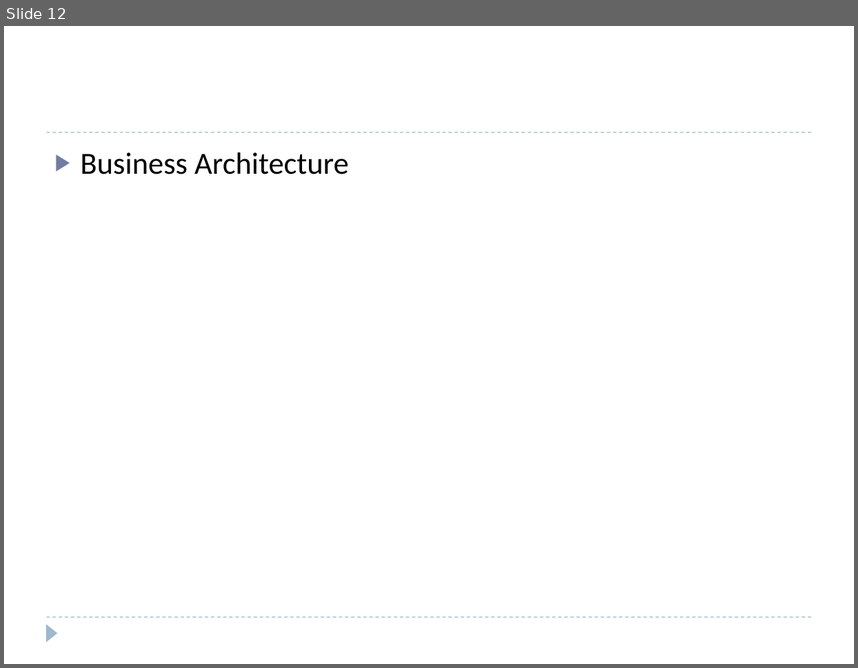
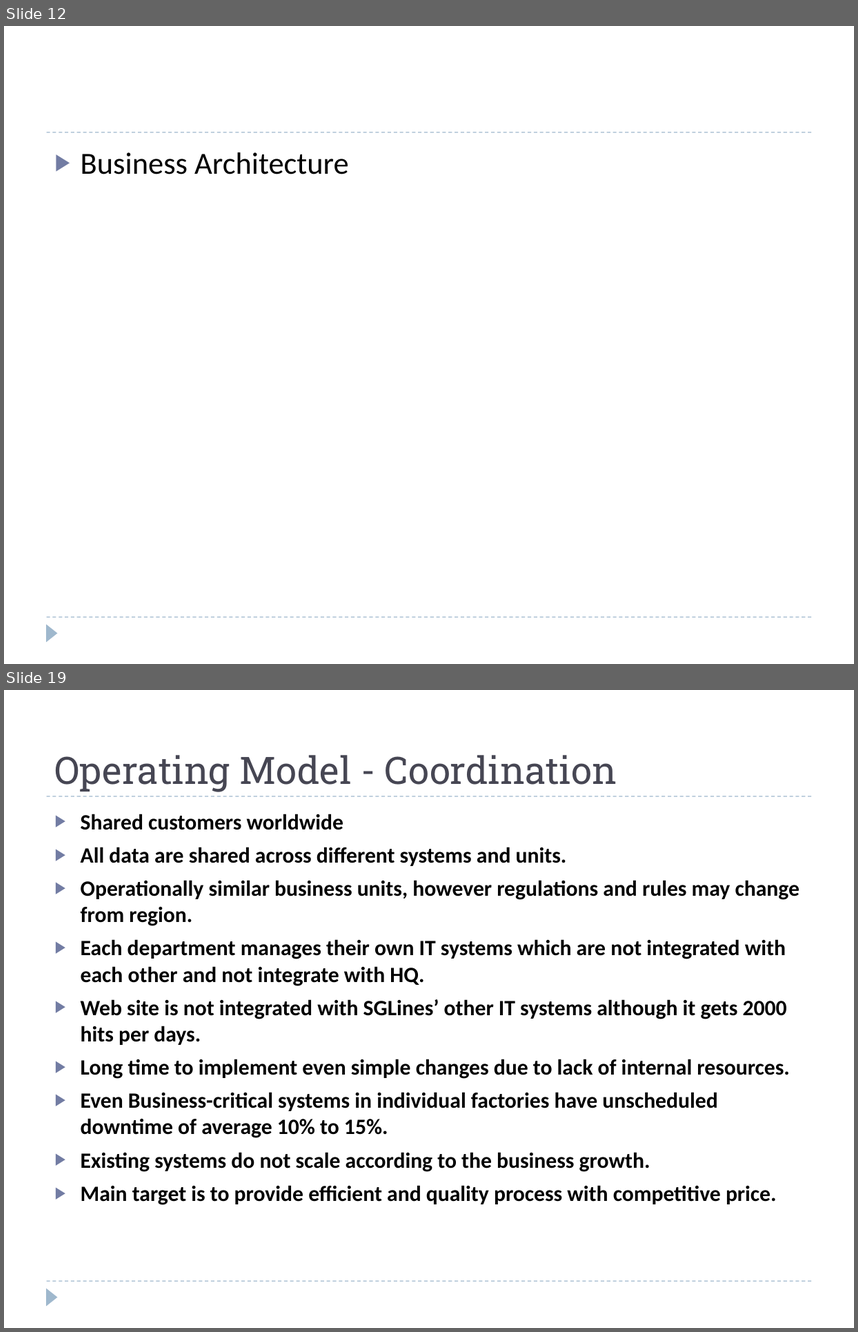
Before and after one commit to windieccf/t1-shipping, a slide deck: Enterprise Architech Presentation.pptx. Shown one above the other, each under a label of ours: slide 12 before the commit, slides 12 and 19 after it; the slides between them are not shown. The pictures are 858x668 and 858x1332 pixels, drawn with LibreOffice and Linux fonts; fonts in the diff are those of the drawing. Boxes give left, top, right and bottom in pixels: in the first picture for what was removed or moved away, otherwise in the second. Text is boxed around its words. In the diff, an @@ line names an element or a change of style, - is before the commit and + after.

```diff
--- a/Enterprise Architech Presentation.pptx
+++ b/Enterprise Architech Presentation.pptx
@@ slide 19 added at [4, 690, 854, 1328], background #FFFFFF; not listed: 3 template elements that a slide beside it also shows @@
@@ title added at [55, 755, 617, 792], 32 pt, text #464653 @@
+Operating Model - Coordination
@@ text added at [81, 814, 800, 1205], 18.5 pt, text #000000, bold @@
+▶ Shared customers worldwide
+▶ All data are shared across different systems and units.
+▶ Operationally similar business units, however regulations and rules may change from region.
+▶ Each department manages their own IT systems which are not integrated with each other and not integrate with HQ.
+▶ Web site is not integrated with SGLines’ other IT systems although it gets 2000 hits per days.
+▶ Long time to implement even simple changes due to lack of internal resources.
+▶ Even Business-critical systems in individual factories have unscheduled downtime of average 10% to 15%.
+▶ Existing systems do not scale according to the business growth.
+▶ Main target is to provide efficient and quality process with competitive price.
```
Also in this commit, not shown: 5 slides changed, 16 other slides added.
